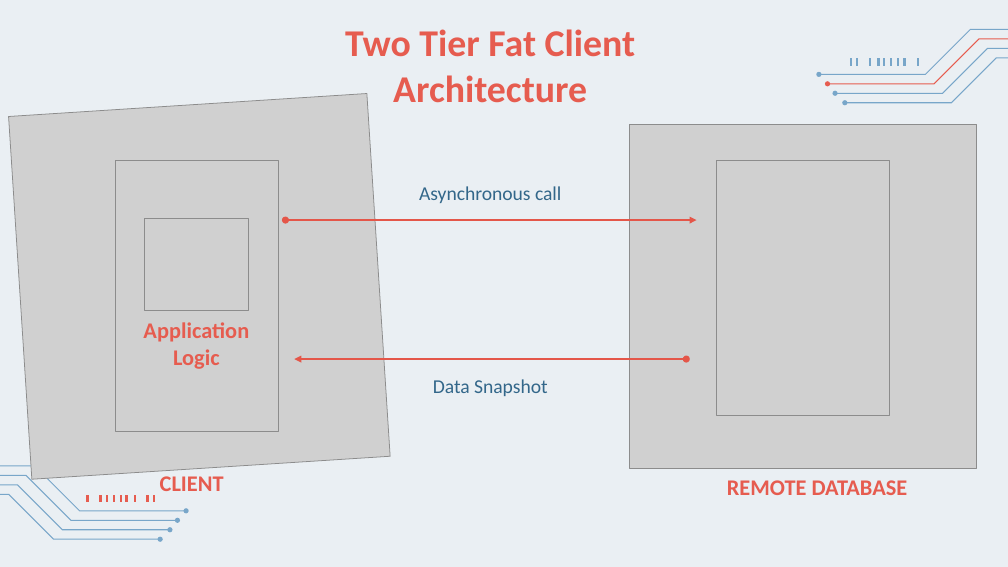
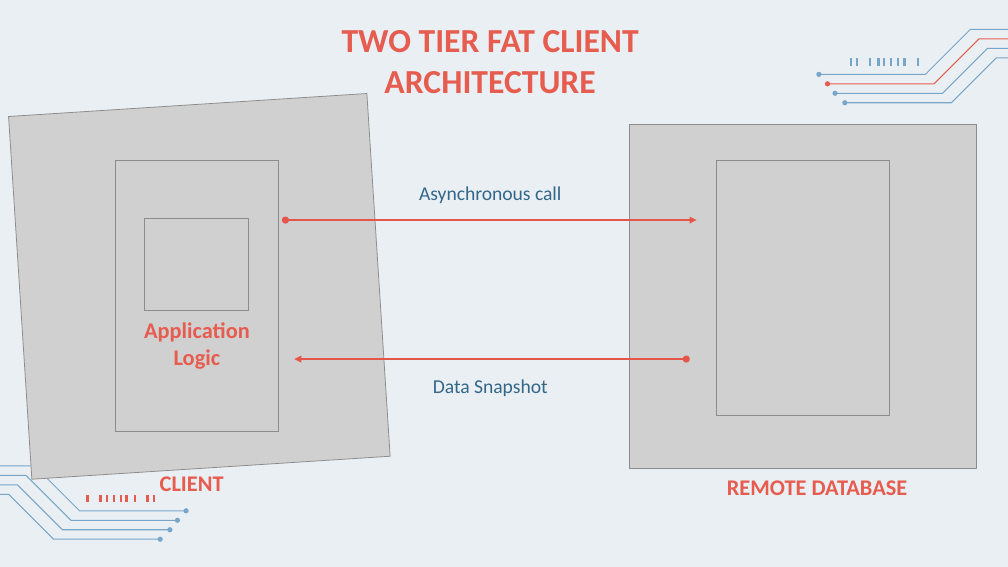
Before and after one commit to Ciuse/Bealthy_app, a slide deck: slide 5 of Presentazione/Presentazione Bealthy.pptx. Drawn at 1008x567 pixels with LibreOffice and Linux fonts; fonts in the diff are those of the drawing; grey boxes stand for pictures. Boxes give left, top, right and bottom in pixels: in the first picture for what was removed or moved away, otherwise in the second. Text is boxed around its words. In the diff, an @@ line names an element or a change of style, - is before the commit and + after.

```diff
--- a/Presentazione/Presentazione Bealthy.pptx
+++ b/Presentazione/Presentazione Bealthy.pptx
@@ text at <box>342,30,639,93</box>: text changed; size 36 to 32 pt @@
-Two Tier Fat Client Architecture
+TWO TIER FAT CLIENT ARCHITECTURE
```
Also in this commit, not shown: 7 other slides changed, 1 slide added, 5 slides removed, 7 other files.
